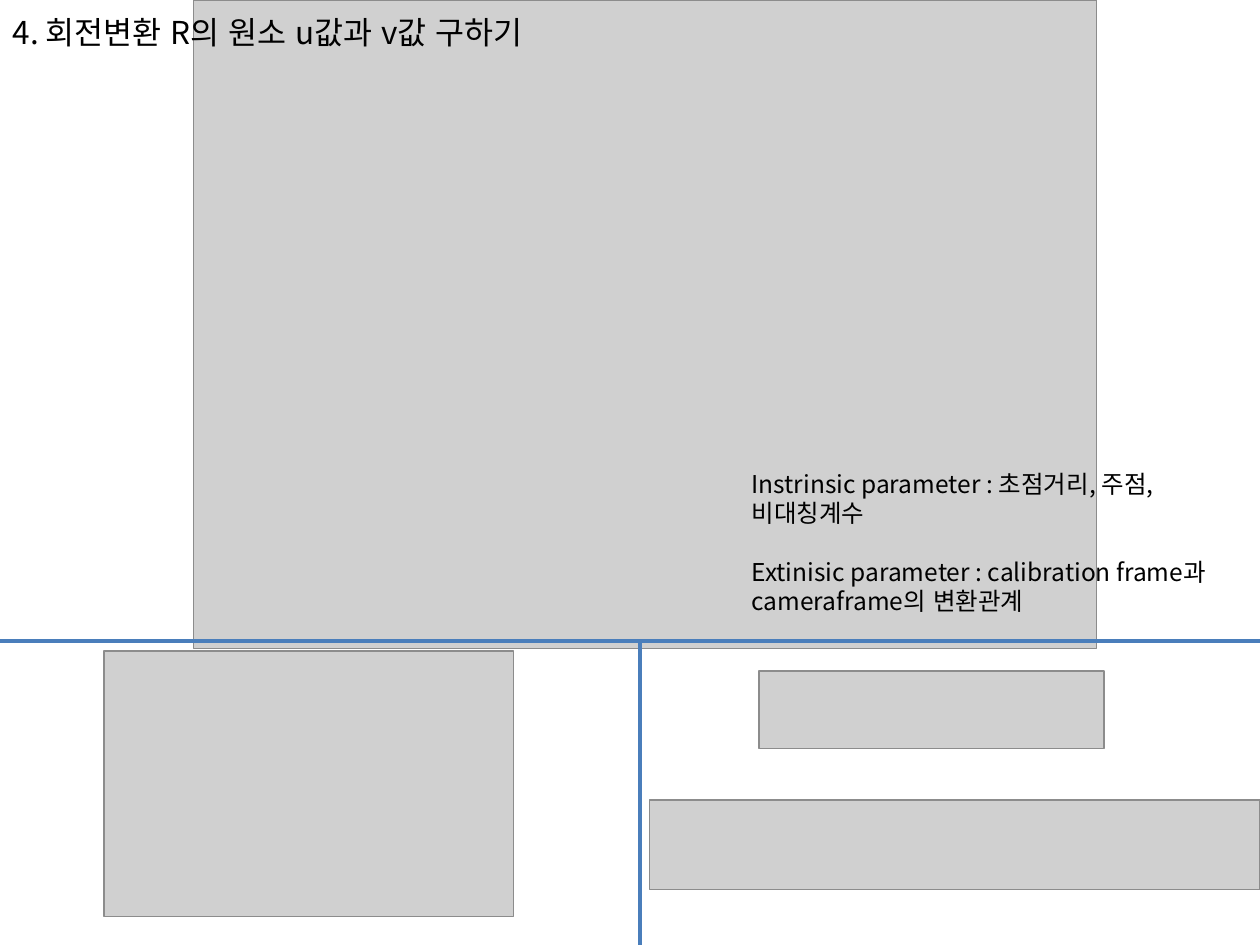
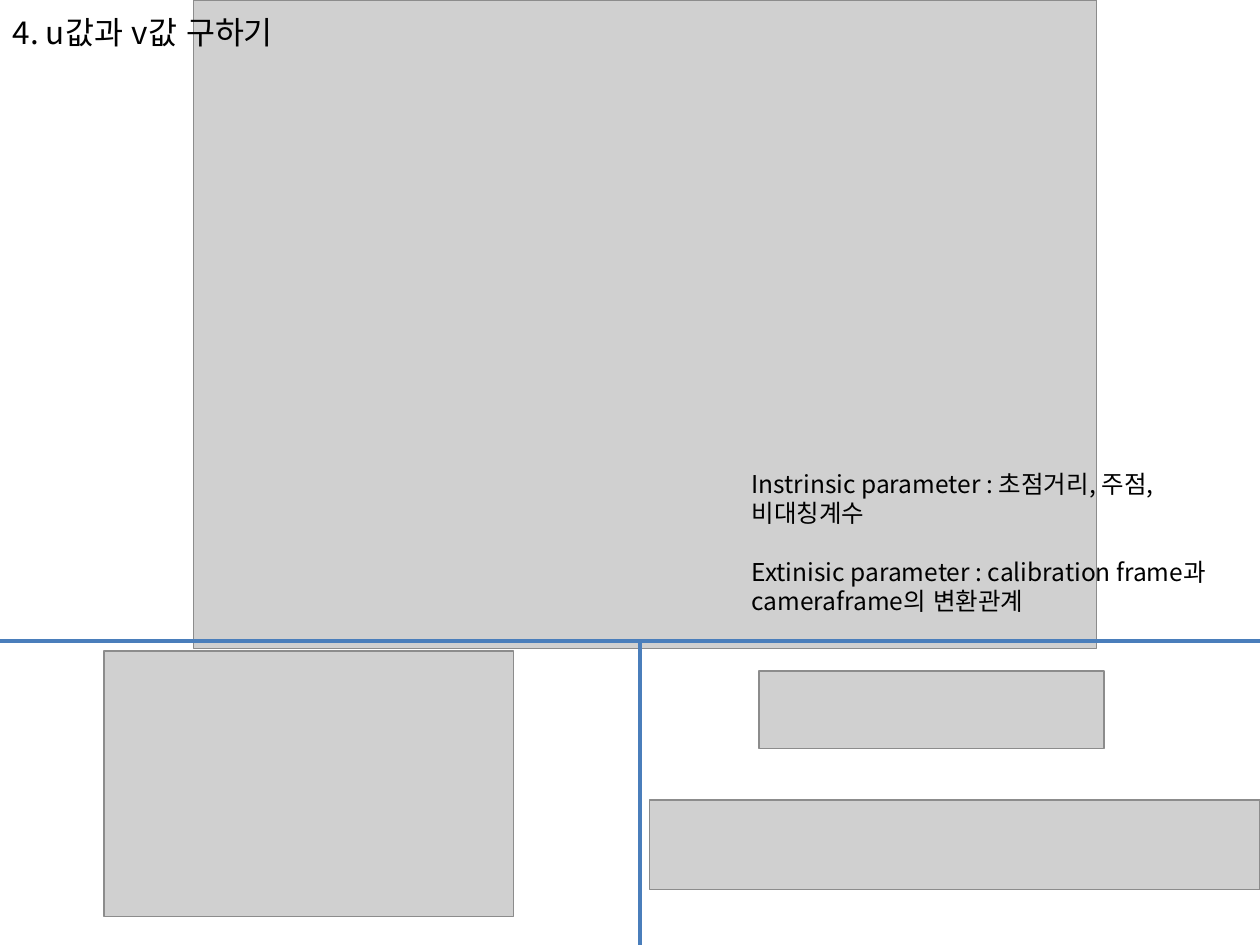
Before and after one commit to ssh6189/Calibration, a slide deck: slide 4 of Hand-eye calibration 설명.pptx. Drawn at 1260x945 pixels with LibreOffice and Linux fonts; fonts in the diff are those of the drawing; grey boxes stand for pictures. Boxes give left, top, right and bottom in pixels: in the first picture for what was removed or moved away, otherwise in the second. Text is boxed around its words. In the diff, an @@ line names an element or a change of style, - is before the commit and + after.

Commit message:
Calibration

```diff
--- a/Hand-eye calibration 설명.pptx
+++ b/Hand-eye calibration 설명.pptx
@@ text at <box>13,12,273,53</box>: text changed @@
-4. 회전변환 R의 원소 u값과 v값 구하기
+4. u값과 v값 구하기
```
